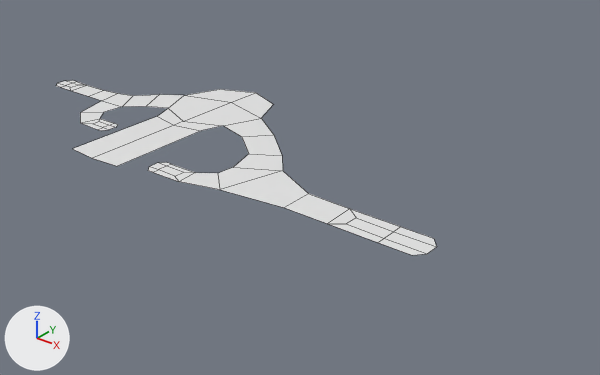
Before and after pictures for a commit that changed the FBX model Assets/_Project/Visuals/Meshes/Environmental/Wind Level Mesh.fbx.
Camera for both pictures: a camera (50 mm lens) standing at (59.4, -53.6, 32.6) and looking at (12.0, 5.7, -4.2). The lights are fixed; the arrows at lower left show +X, +Y and +Z. Mesh edges are drawn as thin lines.
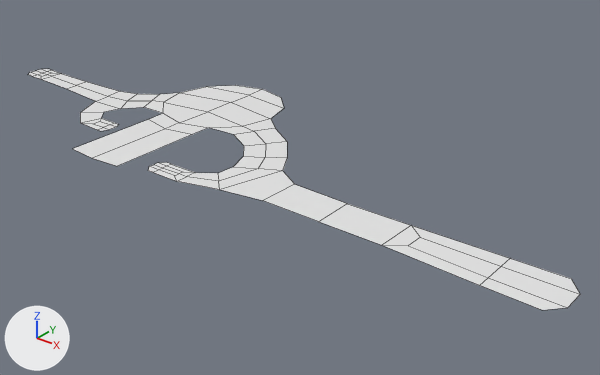
Commit message: Wind Level Update

Diff of the bpy script that builds the scene:
```diff
--- a/Assets/_Project/Visuals/Meshes/Environmental/Wind Level Mesh.fbx.py
+++ b/Assets/_Project/Visuals/Meshes/Environmental/Wind Level Mesh.fbx.py
@@ me_plane @@
 # used by ob_plane; location = (0.0, 0.0, 0.0)
-me_plane.from_pydata(...)  # 83 vertices, 50 faces; spans x -23.6..32.4, y -8.5..15.6, z 0.0
+me_plane.from_pydata(...)  # 110 vertices, 73 faces; spans x -29.8..43.7, y -8.5..17.1, z 0.0
+# me_plane part 1
+# 4 vertices are removed from x -6.8..11.6, y 3.4..13.9, z 0.0
+# 21 faces are deleted
+# 5 vertices in x -23.6..-21.1, y 4.3..5.0, z 0.0 move by (-6.2, 0.9, 0.0)
+# 3 vertices in x -22.1..-20.1, y 2.5..3.2, z 0.0 move by (-6.3, 0.4, 0.0)
+# 3 vertices in x -10.2..-6.9, y -1.8..-1.2, z 0.0 move by (0.0, 0.1, 0.0)
+# 3 vertices in x -23.6..-22.1, y 2.5..3.2, z 0.0 move by (-6.2, 0.4, 0.0)
+# 39 vertices move from x -20.3..32.4, y -7.0..15.6, z 0.0 to x -26.3..43.7, y -7.1..17.1, z 0.0
+# 31 vertices are added at x -29.8..22.6, y -5.9..16.2, z 0.0
+# 44 new faces join them
```

Changed parts and their boxes [x1, y1, x2, y2] in the pictures (600 x 375 px):
'Plane', reshaped (45% wider, 38% taller)
    before: [56, 80, 436, 255]
    after: [28, 69, 580, 310]
